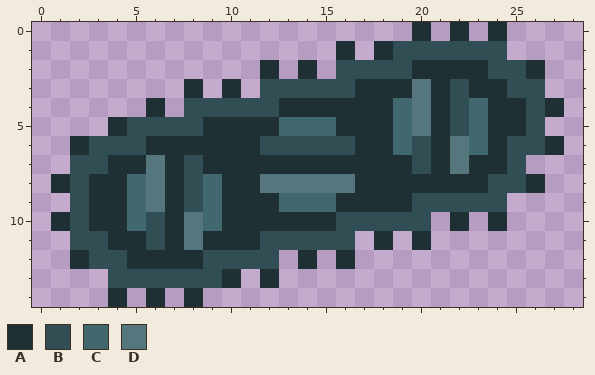
Two states of a pixel-art sprite, src/Marimo/Marimo/Assets/Sprites/Robot/robot-treads-diag04.png. The first picture shows the starting point.
The file is 29x15 pixels.
Palette (. is transparent): A #1e3033  B #304e53  C #41686f  D #55767c
Pixels before, first column x 1:
 0 ...................A.A.A...
 1 ...............A.ABBBBBB...
 2 ...........A.A.BBBBAAAABBA.
 3 .......A.A.BBBBBAAADABAABB.
 4 .....A.BBBBBAAAAAACDABCAABA
 5 ...ABBBBAAAACCCAAACDABCAAB.
 6 .ABBBAAAAAABBBBBAACBADCABBA
 7 .BBAADABAAAAAAAAAAABADAAB..
 8 ABAACDABCAADDDDDAAAAAAABBA.
 9 .BAACDABCAAACCCAAAABBBBB...
10 ABAACBADCAAAAAABBBBB.A.A...
11 .BBAABADAAABBBBB.A.A.......
12 .ABBAAAABBBB.A.A...........
13 ...BBBBBBA.A...............
14 ...A.A.A...................
The result:
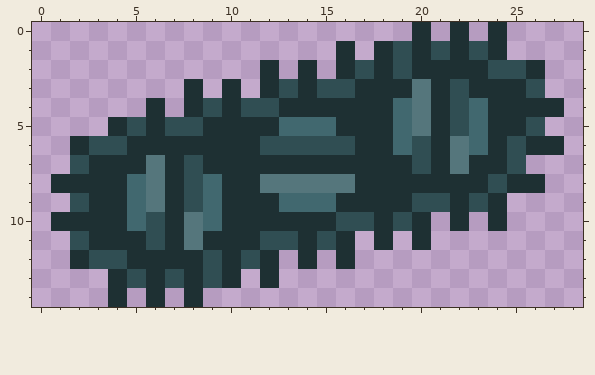
Diff:
Changed rows in their new state; - is an unchanged pixel.
first column x 2:
 1 ------------------A-A-A--
 2 --------------A-A--------
 3 ----------A-A----------A-
 4 ------A-A---------------A
 5 ----A--------------------
 6 ---A--------------------A
 7 -A-----------------------
 8 A----------------------A-
 9 --------------------A-A--
10 A---------------A-A------
11 -A----------A-A----------
12 --------A-A--------------
13 --A-A-A------------------
Changed places in both pictures, as pixel boxes (x1, y1, x2, y2):
changed: (70, 41, 545, 288)
